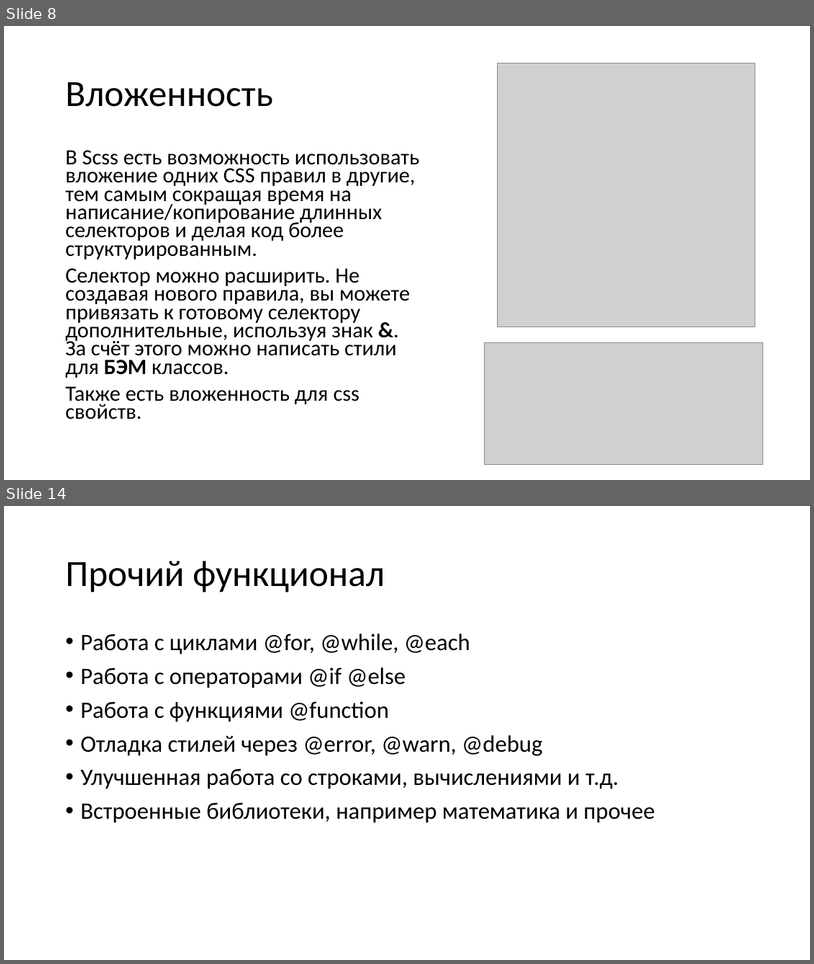
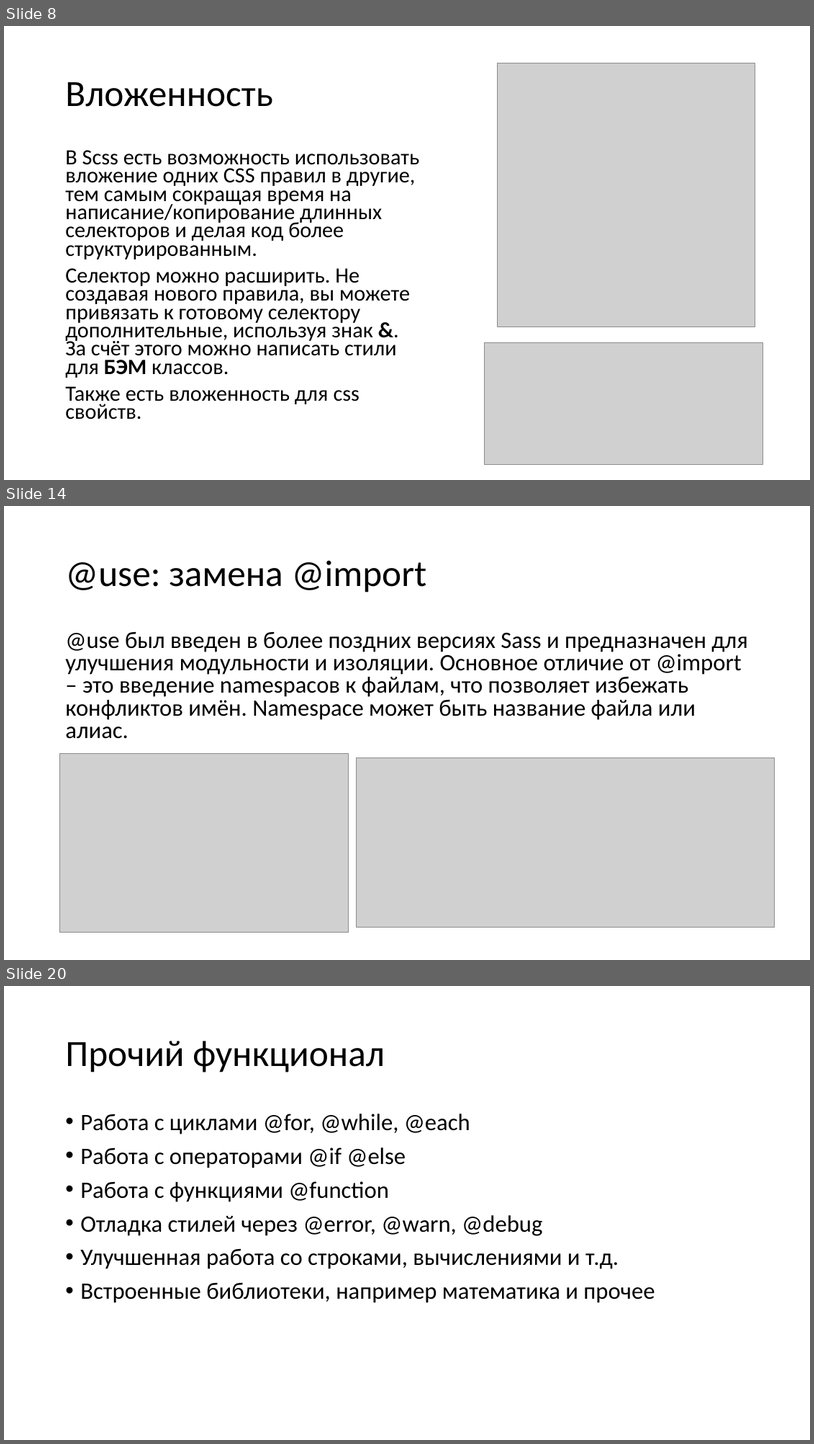
Before and after one commit to TalantRys/scss-study, a slide deck: sass.pptx. Shown one above the other, each under a label of ours: slides 8 and 14 before the commit, slides 8, 14 and 20 after it; the slides between them are not shown. The pictures are 814x964 and 814x1444 pixels, drawn with LibreOffice and Linux fonts; fonts in the diff are those of the drawing; grey boxes stand for pictures. Boxes give left, top, right and bottom in pixels: in the first picture for what was removed or moved away, otherwise in the second. Text is boxed around its words. In the diff, an @@ line names an element or a change of style, - is before the commit and + after.

```diff
--- a/sass.pptx
+++ b/sass.pptx
@@ slide 14 added at (4,506,810,960), background #FFFFFF @@
@@ title added at (65,560,427,592), 44 pt, text #000000 @@
+@use: замена @import
@@ text added at (65,631,748,739), 28 pt, text #000000 @@
+@use был введен в более поздних версиях Sass и предназначен для улучшения модульности и изоляции. Основное отличие от @import – это введение namespacов к файлам, что позволяет избежать конфликтов имён. Namespace может быть название файла или алиас.
@@ picture added at (59,754,350,932) @@
@@ picture added at (357,758,774,927) @@
@@ what was slide 14 is now slide 20 @@
```
Also in this commit, not shown: 6 slides changed, 6 other slides added.
